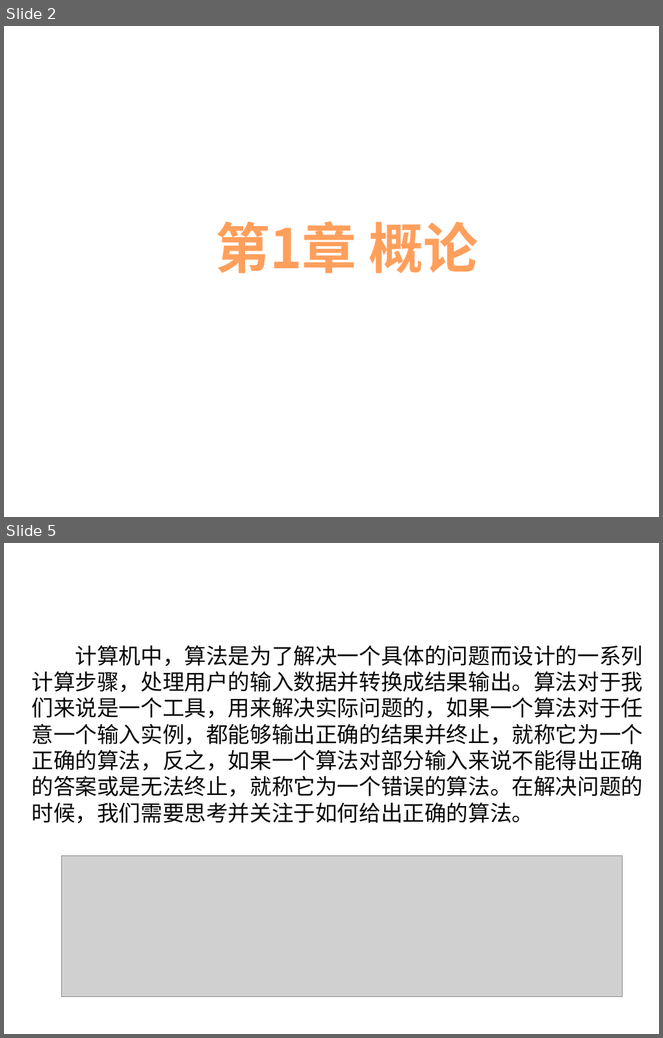
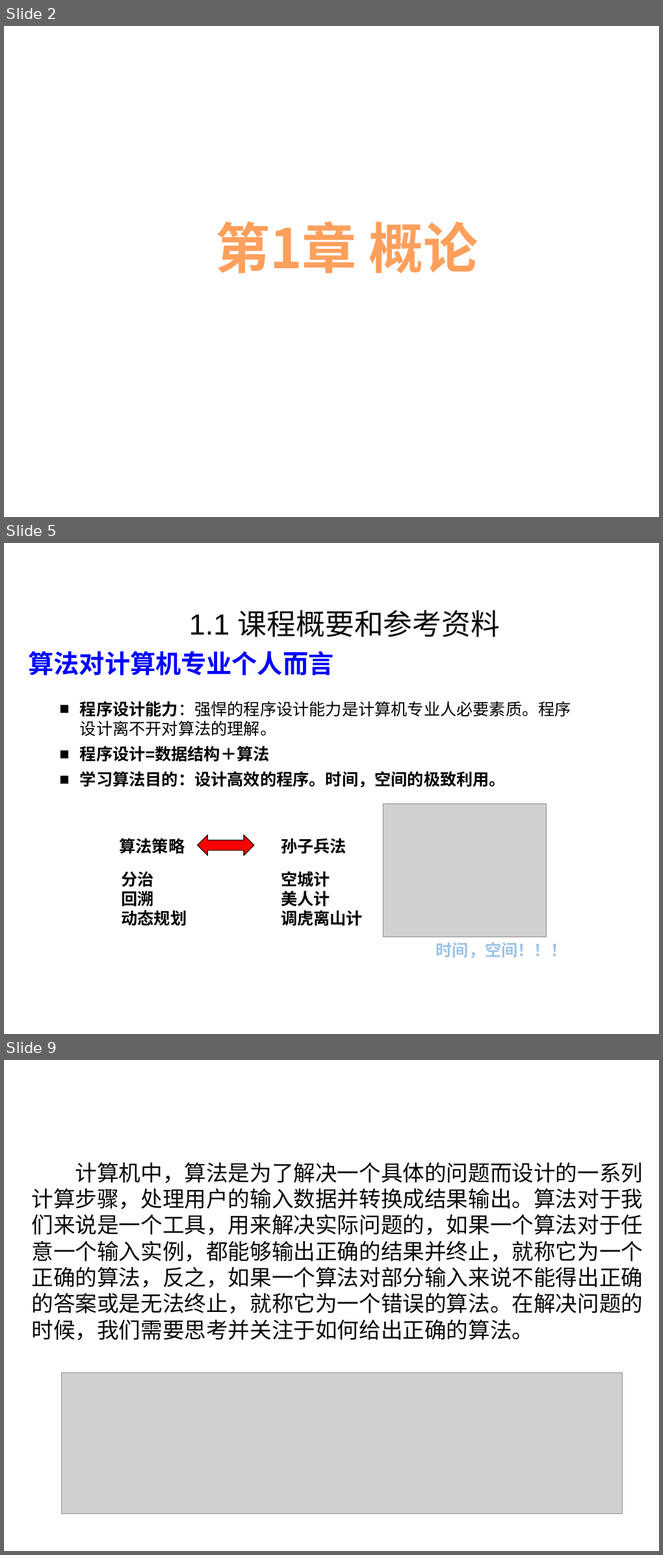
Before and after one commit to liutongling/DP, a slide deck: file/第1章 概论.pptx. Shown one above the other, each under a label of ours: slides 2 and 5 before the commit, slides 2, 5 and 9 after it; the slides between them are not shown. The pictures are 663x1038 and 663x1555 pixels, drawn with LibreOffice and Linux fonts; fonts in the diff are those of the drawing; grey boxes stand for pictures; background and template pictures are left out. Boxes give left, top, right and bottom in pixels: in the first picture for what was removed or moved away, otherwise in the second. Text is boxed around its words. In the diff, an @@ line names an element or a change of style, - is before the commit and + after.

```diff
--- a/file/第1章 概论.pptx
+++ b/file/第1章 概论.pptx
@@ slide 5 added at [4,543,659,1034], background #FFFFFF @@
@@ text added at [189,610,500,637], 32 pt, text #080808 @@
+1.1 课程概要和参考资料
@@ text added at [29,651,334,676], 28 pt, text #0000FF, bold @@
+算法对计算机专业个人而言
@@ text added at [80,701,571,788], 18 pt, text #000000, bold @@
+■ 程序设计能力：强悍的程序设计能力是计算机专业人必要素质。程序设计离不开对算法的理解。
+■ 程序设计=数据结构＋算法
+■ 学习算法目的：设计高效的程序。时间，空间的极致利用。
@@ picture added at [384,804,547,938] @@
@@ text added at [119,838,185,854], 18 pt, text #000000, bold @@
+算法策略
@@ left right arrow added at [197,835,254,856], fill #FF0000, outline #000000 0.75 pt @@
@@ text added at [281,838,347,854], 18 pt, text #000000, bold @@
+孙子兵法
@@ text added at [122,871,187,927], 18 pt, text #000000, bold @@
+分治
+回溯
+动态规划
@@ text added at [281,871,363,927], 18 pt, text #000000, bold @@
+空城计
+美人计
+调虎离山计
@@ text added at [436,943,568,958], 18 pt, text #9EC3E6, bold @@
+时间，空间！！！
@@ what was slide 5 is now slide 9 @@
```
Also in this commit, not shown: 5 slides changed, 3 other slides added, 1 other file.
